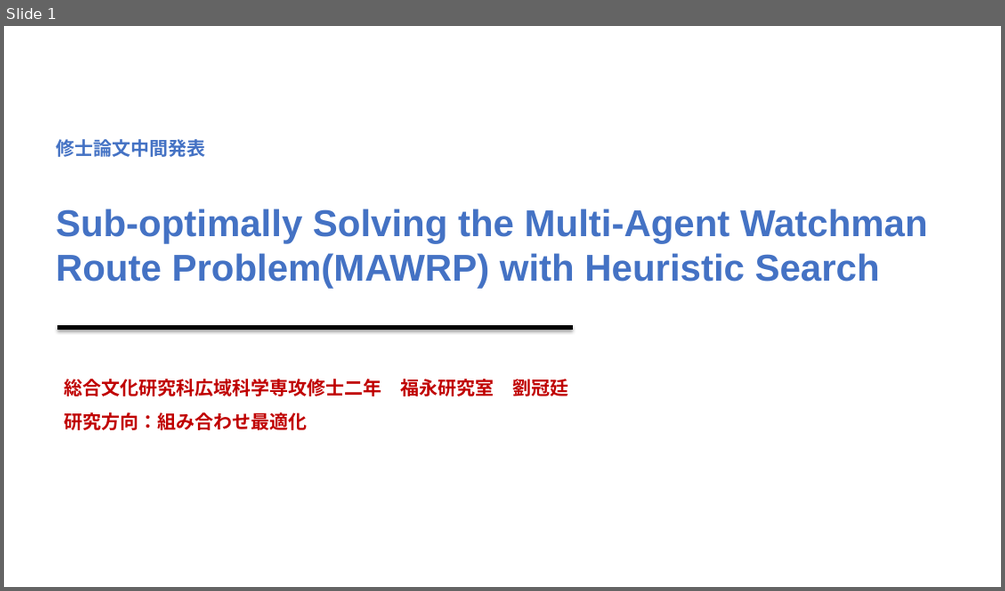
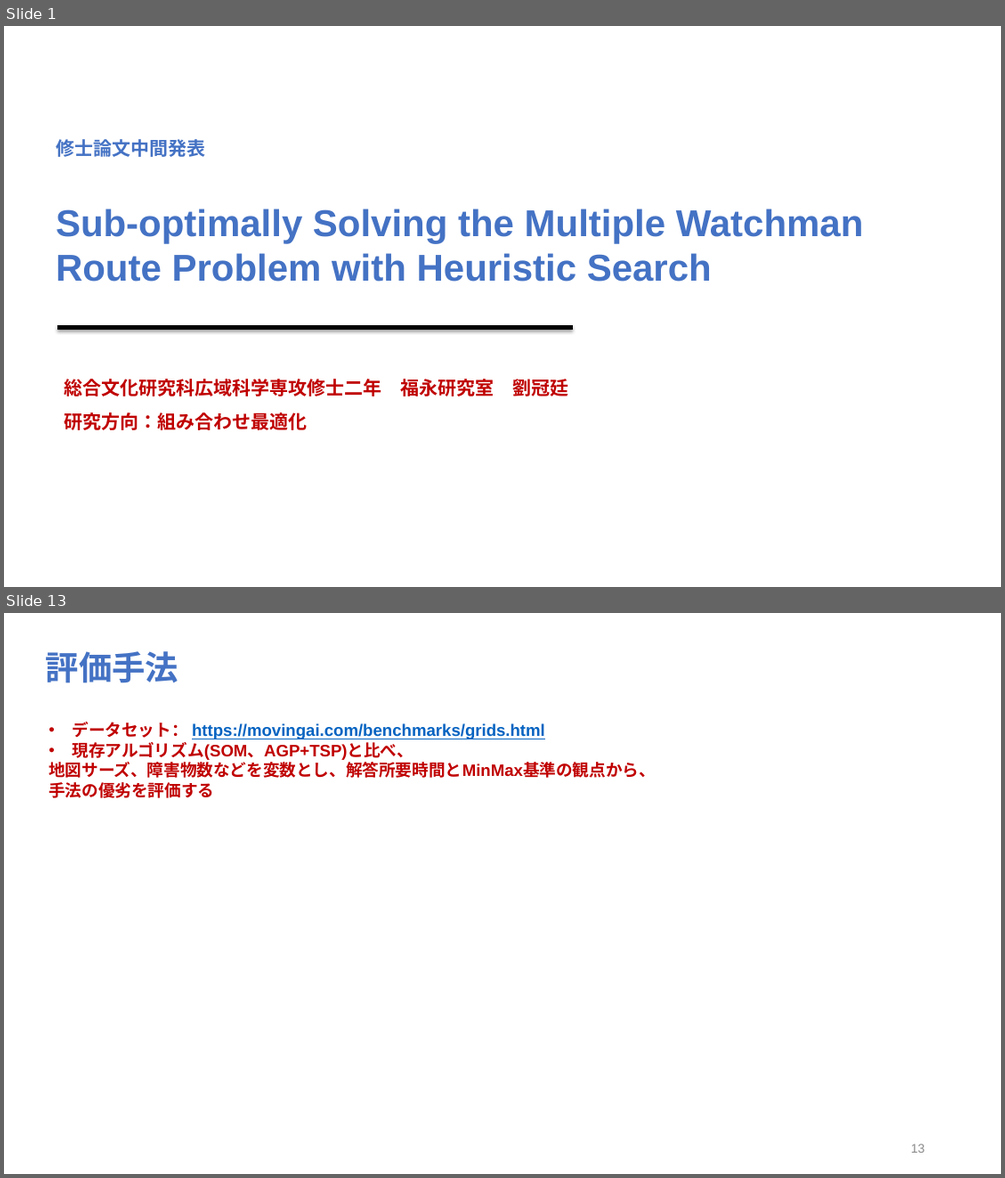
Before and after one commit to lgt494371725/Research, a slide deck: 31216835_LIUGuanting.pptx. Shown one above the other, each under a label of ours: slide 1 before the commit, slides 1 and 13 after it; the slides between them are not shown. The pictures are 1005x591 and 1005x1178 pixels, drawn with LibreOffice and Linux fonts; fonts in the diff are those of the drawing. Boxes give left, top, right and bottom in pixels: in the first picture for what was removed or moved away, otherwise in the second. Text is boxed around its words. In the diff, an @@ line names an element or a change of style, - is before the commit and + after.

Commit message:
multi-agent visualization complete

```diff
--- a/31216835_LIUGuanting.pptx
+++ b/31216835_LIUGuanting.pptx
@@ slide 13 added at bbox=[4, 613, 1001, 1174], background #FFFFFF @@
@@ text added at bbox=[46, 651, 178, 683], 32 pt, text #4472C4, bold @@
+評価手法
@@ text added at bbox=[48, 722, 655, 798], 16 pt, text #C00000, bold @@
+  • データセット： https://movingai.com/benchmarks/grids.html
+  • 現存アルゴリズム(SOM、AGP+TSP)と比べ、
+  地図サーズ、障害物数などを変数とし、解答所要時間とMinMax基準の観点から、
+  手法の優劣を評価する
@@ page number added at bbox=[911, 1143, 925, 1152], 12 pt, text #888888 @@
+13
@@ slide 1 changed as well @@
@@ text at bbox=[56, 208, 864, 281]: text changed @@
-Sub-optimally Solving the Multi-Agent Watchman Route Problem(MAWRP) with Heuristic Search
+Sub-optimally Solving the Multiple Watchman Route Problem with Heuristic Search
```
Also in this commit, not shown: 1 other slide changed, 11 other slides added, 1 slide removed, 6 other files.
